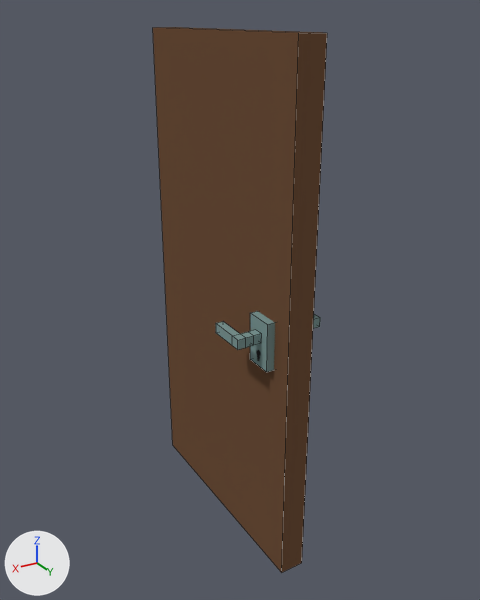
The Blender file Escape Room VR/Assets/EscapeRoom/Models/door.blend, before and after one commit.
Before and after are seen from a camera (50 mm lens) standing at (1.23, 2.64, 2.05) and looking at (-0.04, 0.53, 0.99). Every picture has the same lights, and +X, +Y and +Z are marked at lower left. Mesh edges are drawn as thin lines on the coarser meshes.

The older version as bpy lines, for what is in view:
```python
me_cube = bpy.data.meshes.new('Cube')
me_cube.from_pydata(...)  # a box spanning x -1.0..1.0, y 0.0..2.0, z 0.0..2.0
me_cube.materials.append(mat_main)  # picture img_lowpolytexture_png
me_cube_001 = bpy.data.meshes.new('Cube.001')
me_cube_001.from_pydata(...)  # 20 vertices, 17 faces; spans x 1.0..2.21, y -2.47..0.33, z 0.06..0.46
me_cube_001.materials.append(mat_main)  # picture img_lowpolytexture_png
me_cube_004 = bpy.data.meshes.new('Cube.004')
me_cube_004.from_pydata(...)  # 8 vertices, 5 faces; spans x 0.0..1.0, y -1.0..1.0, z -1.0..1.0
me_cube_004.materials.append(mat_main)  # picture img_lowpolytexture_png
ob_clenche = bpy.data.objects.new('Clenche', me_cube_004)
ob_clenche.location = (0.0, 0.857, 0.974)
ob_clenche.scale = (0.0806, 0.0562, 0.0934)
_m = ob_clenche.modifiers.new('Mirror', 'MIRROR')
ob_clenche_001 = bpy.data.objects.new('Clenche.001', me_cube_001)
ob_clenche_001.location = (0.0, 0.857, 0.974)
ob_clenche_001.scale = (0.0806, 0.0562, 0.0934)
_m = ob_clenche_001.modifiers.new('Mirror', 'MIRROR')
ob_door = bpy.data.objects.new('Door', me_cube)
ob_door.location = (0.0, 0.0, 0.0)
ob_door.scale = (0.05, 0.5, 1.0)
```
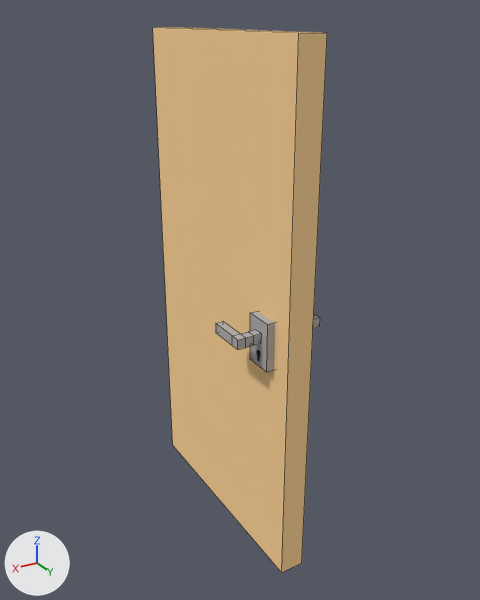
Where the change shows, as pixel boxes (x1, y1, x2, y2) in the pictures (480 x 600 px; the box of a moved part takes in the faces that stretch with it):
part 1 of me_cube_001, moved or reshaped: (216, 314, 320, 350) in both
part 2 of me_cube_004, surface changed (cyan to grey): (250, 311, 275, 372) in both
part 3 of me_cube, surface changed: (153, 27, 327, 573) in both

The change, as a list of edits to the scene's bpy script:
```text
Change me_cube_001:
    where me_cube_001.from_pydata(...)  # 20 vertices, 17 faces; spans x 1.0..2.21, y -2.47..0.33, z 0.06..0.46
    used by ob_clenche_001; location = (0.0, 0.857, 0.974); scale = (0.0806, 0.0562, 0.0934)
    me_cube_001 part 1: the whole mesh is moved by (0.0, 0.0, -0.28)
Change me_cube_004:
    where me_cube_004.from_pydata(...)  # 8 vertices, 5 faces; spans x 0.0..1.0, y -1.0..1.0, z -1.0..1.0
    used by ob_clenche; location = (0.0, 0.857, 0.974); scale = (0.0806, 0.0562, 0.0934)
    me_cube_004 part 2: texture (UV) coordinates of 5 of 5 faces, centred in x 0.5..1.0, y -1.0..1.0, z -1.0..1.0, changed; they spanned u 0.41..0.46, v 0.94..0.97 and now span u 0.28..0.33, v 0.92..0.95
Change me_cube:
    where me_cube.from_pydata(...)  # 8 vertices, 6 faces; spans x -1.0..1.0, y 0.0..2.0, z 0.0..2.0
    used by ob_door; location = (0.0, 0.0, 0.0); scale = (0.05, 0.5, 1.0)
    me_cube part 3: texture (UV) coordinates of 6 of 6 faces, centred in x -1.0..1.0, y 0.0..2.0, z 0.0..2.0, changed; they spanned u 0.9..0.94, v 0.92..0.96 and now span u 0.65..0.7, v 0.79..0.83
Change ob_clenche_001:
    ob_clenche_001.location: (0.0, 0.857, 0.974) -> (0.0, 0.858, 1.0)
```
